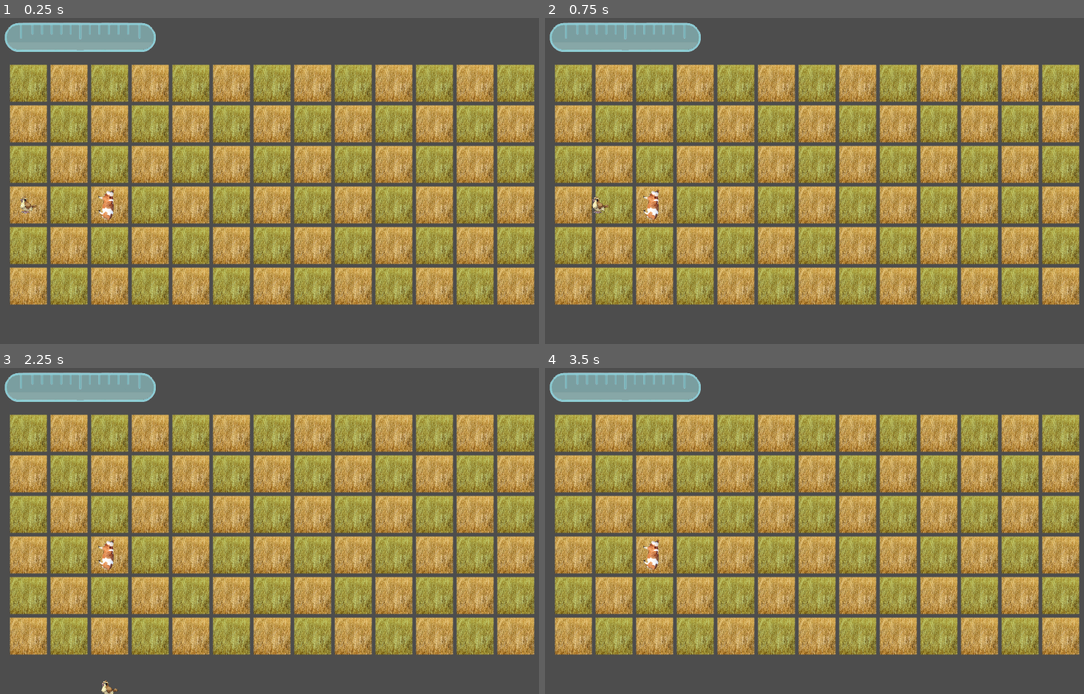
Above: before the commit, frames 1-4 (two rows, left to right).
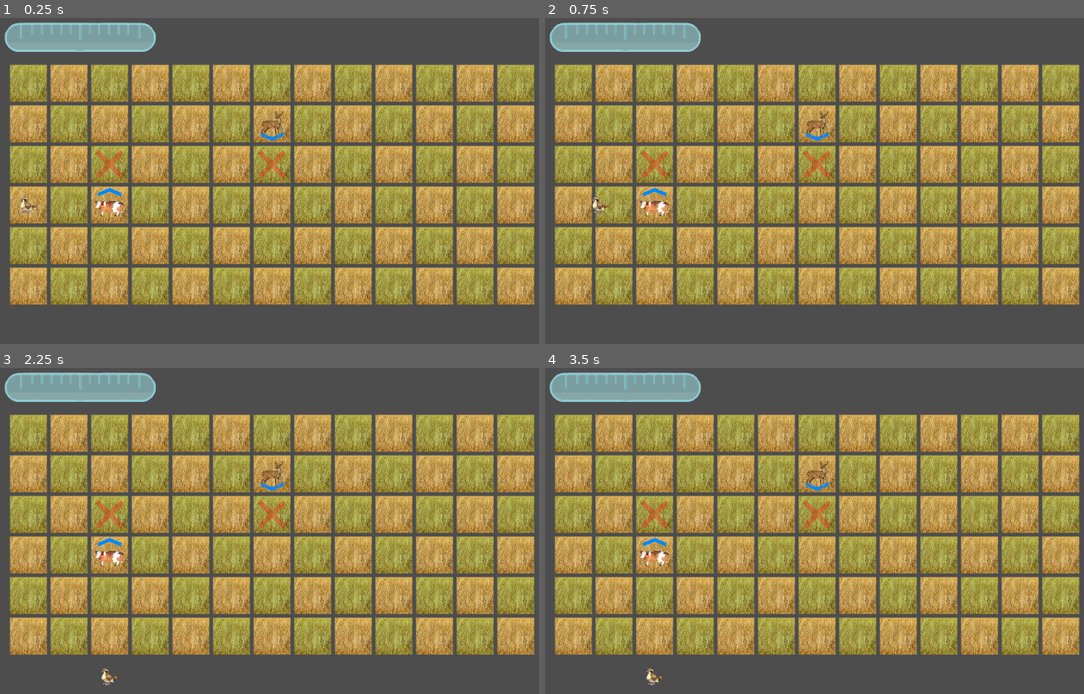
Above: after the commit, the same moments.

Repository: micah-wehrle/gwj67-oxpecker
Game: Godot game, scene res://scenes/world.tscn
Two runs of this game, one before a commit and one after it. Both use one fixed random seed, a clock stepped at 60 frames per second and the inputs below.
Inputs:
- Up to frame 1 (0.25 s): no input
- Up to frame 2 (0.75 s): tap Enter at 0.5 s; hold Right (Right) from 0.53 s (still down); tap Space (Spacebar) at 0.6 s
- Up to frame 3 (2.25 s): release Right (Right) at 1.28 s; hold Down (Down) 1.28-2.03 s; tap Space (Spacebar) at 1.35, 2, 2.1 s; hold Right (Right) from 2.03 s (still down)
- Up to frame 4 (3.5 s): tap Enter at 2.75 s; release Right (Right) at 2.78 s; hold W (Up) from 2.78 s (still down); tap Space (Spacebar) at 2.85 s

The runs differ from the first frame. In frame 1, 0.8% of the frame differs, in the area x 17-54%, y 28-62%; in frame 2, 0.8%; in frame 3, 1.0%, in the area x 17-54%, y 28-100%; in frame 4, 0.9%.

Commit message:
Can now move animals and drain their blood

Diff:
--- /dev/null
+++ b/scenes/animal.tscn
@@ -0,0 +1,23 @@
+[gd_scene load_steps=4 format=3 uid="uid://ne4q7ef0brwl"]
+
+[ext_resource type="Script" path="res://scripts/Animal.gd" id="1_weynm"]
+[ext_resource type="Texture2D" uid="uid://bh1758u43wegd" path="res://res/arrow.png" id="2_hd6x3"]
+[ext_resource type="Texture2D" uid="uid://vr6dkb0ef70e" path="res://res/red x.png" id="3_k5kwv"]
+
+[node name="Animal" type="Node2D"]
+script = ExtResource("1_weynm")
+
+[node name="Sprites" type="Node2D" parent="."]
+
+[node name="Body Sprite" type="Sprite2D" parent="Sprites"]
+z_index = -5
+
+[node name="Dir Arrow" type="Node2D" parent="Sprites"]
+
+[node name="Dir Arrow Sprite" type="Sprite2D" parent="Sprites/Dir Arrow"]
+z_index = -6
+texture = ExtResource("2_hd6x3")
+
+[node name="Danger Space Sprite" type="Sprite2D" parent="Sprites/Dir Arrow"]
+self_modulate = Color(1, 1, 1, 0.568627)
+texture = ExtResource("3_k5kwv")
--- a/scenes/world.tscn
+++ b/scenes/world.tscn
@@ -1,11 +1,13 @@
-[gd_scene load_steps=8 format=3 uid="uid://ds77v8dt1we8g"]
+[gd_scene load_steps=10 format=3 uid="uid://ds77v8dt1we8g"]
 
 [ext_resource type="Texture2D" uid="uid://w7iarhpe2qu8" path="res://res/bird.png" id="1_046tm"]
 [ext_resource type="Script" path="res://scripts/Bird.gd" id="1_cpk6n"]
 [ext_resource type="Script" path="res://scripts/Grid.gd" id="2_gq6m5"]
 [ext_resource type="Texture2D" uid="uid://ccnppldyfqd8" path="res://res/vial1/bottom vial.png" id="3_qvpt7"]
+[ext_resource type="Texture2D" uid="uid://5x6mwdskt2tj" path="res://res/blood drip.png" id="4_2xhjj"]
 [ext_resource type="Script" path="res://scripts/CanvasLayer.gd" id="4_axjsh"]
 [ext_resource type="Texture2D" uid="uid://ca7htac5qawpk" path="res://res/vial1/vial blood.png" id="4_yvomo"]
+[ext_resource type="Script" path="res://scripts/Blood Bar.gd" id="5_ewaen"]
 [ext_resource type="Texture2D" uid="uid://bumw2tkn5qi1m" path="res://res/vial1/top vial.png" id="5_flmvg"]
 
 [node name="World" type="Node2D"]
@@ -24,20 +26,41 @@
 scale = Vector2(0.113684, 0.113684)
 texture = ExtResource("1_046tm")
 
+[node name="Blood Emitter" type="CPUParticles2D" parent="Grid/Bird"]
+emitting = false
+amount = 10
+lifetime = 0.5
+one_shot = true
+explosiveness = 1.0
+texture = ExtResource("4_2xhjj")
+direction = Vector2(0, -10)
+initial_velocity_max = 354.6
+linear_accel_min = 100.0
+linear_accel_max = 100.0
+scale_amount_min = 0.03
+scale_amount_max = 0.03
+
+[node name="Grid Parent" type="Node2D" parent="Grid"]
+unique_name_in_owner = true
+
+[node name="Animals Parent" type="Node2D" parent="Grid"]
+unique_name_in_owner = true
+
 [node name="Camera2D" type="Camera2D" parent="."]
 skew = 0.0174533
 
 [node name="CanvasLayer" type="CanvasLayer" parent="."]
-visible = false
 script = ExtResource("4_axjsh")
 
 [node name="Blood Bar" type="Control" parent="CanvasLayer"]
+unique_name_in_owner = true
 layout_mode = 3
 anchors_preset = 0
 offset_left = 268.0
 offset_top = 65.0
 offset_right = 308.0
 offset_bottom = 105.0
+script = ExtResource("5_ewaen")
 
 [node name="Bottom Vial" type="TextureRect" parent="CanvasLayer/Blood Bar"]
 layout_mode = 0
@@ -53,6 +76,8 @@
 offset_top = -243.0
 offset_right = 231.0
 offset_bottom = 232.0
+min_value = -11.0
+max_value = 108.0
 texture_progress = ExtResource("4_yvomo")
 
 [node name="Top Vial" type="TextureRect" parent="CanvasLayer/Blood Bar"]
--- /dev/null
+++ b/scripts/Animal.gd
@@ -0,0 +1,149 @@
+extends Node2D
+
+# To be passed by init or calculated later
+var type;
+var sprite_target_size;
+var tile_spacing;
+var facing_dir;
+var blood_total;
+var blood_per_peck;
+
+var action_queue = [];
+var reacting_to_peck = false;
+var fulfilling_single_action = false;
+var current_reaction;
+var reaction_start_time;
+
+signal end_reaction_signal();
+
+@onready var body_sprite = $"Sprites/Body Sprite" as Sprite2D;
+@onready var dir_arrow = $"Sprites/Dir Arrow" as Node2D;
+@onready var arrow_sprite = $"Sprites/Dir Arrow/Dir Arrow Sprite" as Sprite2D;
+@onready var danger_sprite = $"Sprites/Dir Arrow/Danger Space Sprite" as Sprite2D;
+
+func init(type, sprite_target_size, tile_spacing, pos, facing_dir):
+	self.type = type;
+	self.sprite_target_size = sprite_target_size;
+	self.tile_spacing = tile_spacing;
+	self.facing_dir = facing_dir;
+
+	position = pos;
+
+	var target_size_vec = Vector2(sprite_target_size, sprite_target_size);
+
+	blood_total = 20;
+	blood_per_peck = 5;
+
+	var tex;
+	match(type):
+		"cow":
+			tex = "res://res/cow.png"; # should pre-load for reuse?
+		"deer":
+			tex = "res://res/deer.png";
+
+	var texture = load(tex) as CompressedTexture2D;
+
+	body_sprite.texture = texture;
+
+	body_sprite.scale = target_size_vec / texture.get_size();
+	arrow_sprite.scale = target_size_vec / arrow_sprite.texture.get_size() * Vector2(1, 0.7);
+	danger_sprite.scale = target_size_vec / danger_sprite.texture.get_size();
+
+	# Do this before rotating the arrow as it is a child of the arrow
+	danger_sprite.position.x = sprite_target_size + tile_spacing;
+
+	rotate_arrow_to_dir();
+	pass;
+
+# Called every frame. 'delta' is the elapsed time since the previous frame.
+func _process(delta):
+
+	# Check if we are supposed to be reacting to a peck
+	if reacting_to_peck:
+
+		# If we're supposed to be reacting, but haven't started yet:
+		if !fulfilling_single_action:
+
+			# If we still have actions in the queue
+			if action_queue.size() != 0:
+				current_reaction = action_queue.pop_front();
+				reaction_start_time = Time.get_ticks_msec();
+				fulfilling_single_action = true;
+			else:
+				end_reaction();
+
+		# Otherwise, do the current reaction:
+		else:
+			if current_reaction["action"] == "move":
+
+				if facing_dir == 1 or facing_dir == 3:
+					position.y += (facing_dir-2) * (sprite_target_size + tile_spacing);
+				elif facing_dir == 2 or facing_dir == 4:
+					position.x -= (facing_dir-3) * (sprite_target_size + tile_spacing);
+
+				fulfilling_single_action = false; # TODO make longer
+
+			elif current_reaction["action"] == "turn":
+				facing_dir = (facing_dir + 7 + current_reaction["value"]) % 4 + 1;
+				rotate_arrow_to_dir();
+				fulfilling_single_action = false; # TODO make longer
+
+			# instead of wait, do we want this to be like "shutter"? I'm imagining this is a short pause between the peck and the first reaction
+			elif current_reaction["action"] == "wait":
+				if Time.get_ticks_msec() - reaction_start_time >= current_reaction["value"]:
+					fulfilling_single_action = false;
+
+			pass;
+		pass;
+	pass
+
+func rotate_arrow_to_dir():
+	dir_arrow.rotation_degrees = -180 + 90 * facing_dir;
+
+func peck():
+
+	# Make the animal pause before the first reaction
+	action_queue.push_back({
+		"action": "wait",
+		"value": 250 #ms
+	})
+
+	match(type):
+		"cow":
+			move(1);
+		"deer":
+			move(2);
+			turn(1);
+		"lion":
+			special("roar");
+
+	reacting_to_peck = true;
+
+func move(amt):
+	for i in amt:
+		action_queue.push_back({
+			"action": "move",
+			"value": 1
+		});
+
+func turn(amt):
+	action_queue.push_back({
+		"action": "turn",
+		"value": amt
+	});
+
+func special(spec):
+	action_queue.push_back({
+		"action": "special",
+		"value": spec
+	});
+
+func end_reaction():
+	reacting_to_peck = false;
+	end_reaction_signal.emit(); # Tell bird it can move again
+
+func get_blood():
+	var new_blood = max(blood_total - blood_per_peck, 0);
+	var output = blood_total - new_blood;
+	blood_total = new_blood;
+	return output;
--- a/scripts/Bird.gd
+++ b/scripts/Bird.gd
@@ -1,11 +1,16 @@
 extends Node2D
 
 @onready var grid = %Grid;
+@onready var blood_bar = %"Blood Bar";
+@onready var blood_emitter = $"Blood Emitter" as CPUParticles2D;
+
+var can_move = true;
 
 var flying = false;
 var flying_dir = 0;
 var target_pos;
 
+var current_animal;
 
 const FLY_SPEED = 400.0;
 
@@ -19,12 +24,15 @@
 
 # Called every frame. 'delta' is the elapsed time since the previous frame.
 func _process(delta):
+	if !can_move:
+		return;
 
 	if !flying:
 		if get_dir_input():
 			begin_flight(get_dir_input());
 		elif Input.is_action_just_pressed("Spacebar"):
-			do_peck();
+			if current_animal:
+				do_peck();
 	else:
 		# gross. Wondering if the direction should just be a vector
 		position.x = move_toward(position.x, target_pos.x, FLY_SPEED * delta);
@@ -33,10 +41,10 @@
 		if position.distance_to(target_pos) < 0.000001:
 			position = target_pos;
 
-			var beast = tile_on_beast();
-			if beast:
+			current_animal = tile_on_beast();
+			if current_animal:
 				stop_flying();
-				reparent(beast); # do we want to save the beast?
+				reparent(current_animal);
 
 			elif tile_is_dangerous():
 				# game over
@@ -81,11 +89,35 @@
 	return Vector2();
 
 func do_peck():
+	try_to_bleed();
+	current_animal.connect('end_reaction_signal', end_animal_reaction);
+	current_animal.peck()
+	can_move = false;
 	pass;
 
 func tile_on_beast():
 	return grid.is_animal(global_position);
+
+func tile_is_dangerous():
+	var grid_pos = grid.calc_grid_pos(global_position);
+
+	if grid_pos.x < 0 or grid_pos.y < 0 or grid_pos.x >= grid.grid_width or grid_pos.y >= grid.grid_height:
+		return true;
+	elif grid.is_pos_dangerous(grid_pos):
+		return true;
+	return false;
 	pass;
 
-func tile_is_dangerous():
-	pass;
+func end_animal_reaction():
+	can_move = true;
+	current_animal.disconnect('end_reaction_signal', end_animal_reaction);
+	pass
+
+func try_to_bleed():
+	var blood_drained = current_animal.get_blood();
+	if blood_drained:
+		blood_emitter.restart();
+		blood_emitter.emitting = true;
+		blood_bar.add_blood(blood_drained);
+	else:
+		pass; #handle no blood left?
--- /dev/null
+++ b/scripts/Blood Bar.gd
@@ -0,0 +1,42 @@
+extends Control
+
+var target_blood = 0.0;
+var cur_blood = 0.0;
+const MAX_BLOOD = 100.0;
+
+var bar_velocity = 0.0;
+
+const STIFFNESS = 0.4;
+const DAMPING = 0.9;
+
+@onready var bar = $"Blood Progress" as TextureProgressBar;
+
+func _ready():
+	pass # Replace with function body.
+
+
+# Called every frame. 'delta' is the elapsed time since the previous frame.
+func _process(delta):
+	if cur_blood != target_blood:
+		adjust_bar(delta);
+	pass
+
+func add_blood(val):
+	target_blood = clamp(target_blood + val, 0, MAX_BLOOD);
+
+func adjust_bar(delta):
+	if abs(cur_blood - target_blood) < 0.5 and abs(bar_velocity) < 0.2:
+		bar.value = target_blood;
+		cur_blood = target_blood;
+		bar_velocity = 0;
+		return;
+
+	# I found this online
+	var dist = target_blood - cur_blood;
+	var spring_force = dist * STIFFNESS;
+	var damping_force = -bar_velocity * DAMPING;
+	var force = spring_force + damping_force;
+	bar_velocity += force * delta;
+	cur_blood += bar_velocity;
+
+	bar.value = cur_blood;
--- a/scripts/Grid.gd
+++ b/scripts/Grid.gd
@@ -12,17 +12,17 @@
 
 @onready var grass_texture = load("res://res/grass.png");
 
-@onready var grid_parent = Node2D.new();
-@onready var animals_parent = Node2D.new();
+@onready var grid_parent = %"Grid Parent";
+@onready var animals_parent = %"Animals Parent";
+
+@onready var animal_scene = preload("res://scenes/animal.tscn");
 
 
 func _ready():
-	add_child(grid_parent);
-	add_child(animals_parent);
-
 	make_grid();
 
-	make_animal("cow", Vector2(2, 3), 3);
+	make_animal("cow", Vector2(2, 3), 1);
+	make_animal("deer", Vector2(6, 1), 3);
 
 func _process(delta):
 	pass
@@ -57,18 +57,12 @@
 		node.queue_free();
 
 func make_animal(type, pos, dir):
-	var animal = Sprite2D.new();
+
+	var animal = animal_scene.instantiate();
+
 	animals_parent.add_child(animal);
 
-	match(type):
-		"cow":
-			animal.texture = load("res://res/cow.png"); # should pre-load for reuse
-
-	var tile_scale = tile_size / canvas_size;
-	animal.scale = Vector2(tile_scale, tile_scale);
-
-	animal.position = pos * (tile_size + tile_spacing);
-	animal.rotation_degrees = -180 + dir * 90;
+	animal.init(type, tile_size, tile_spacing, pos * (tile_size + tile_spacing), dir);
 
 
 func is_animal(pos):
@@ -76,3 +70,9 @@
 		if pos.distance_to(animal.global_position) < 1:
 			return animal;
 	return null;
+
+func is_pos_dangerous(pos):
+	pass;
+
+func calc_grid_pos(pos):
+	return round( (pos - global_position) / (tile_size + tile_spacing) );
Binary file added: res/arrow.png
Not shown, added: res/arrow.png.import
Binary file added: res/deer.png
Not shown, added: res/deer.png.import
Binary file added: res/red x.png
Not shown, added: res/red x.png.import
